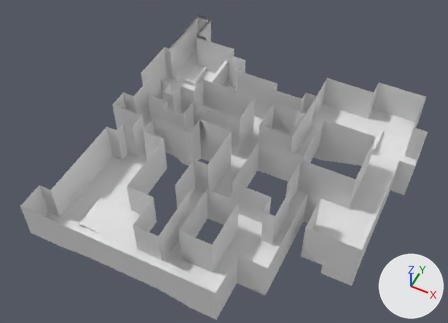
The FBX model Assets/Models/Maps/Low_dust2.fbx, before and after one commit.
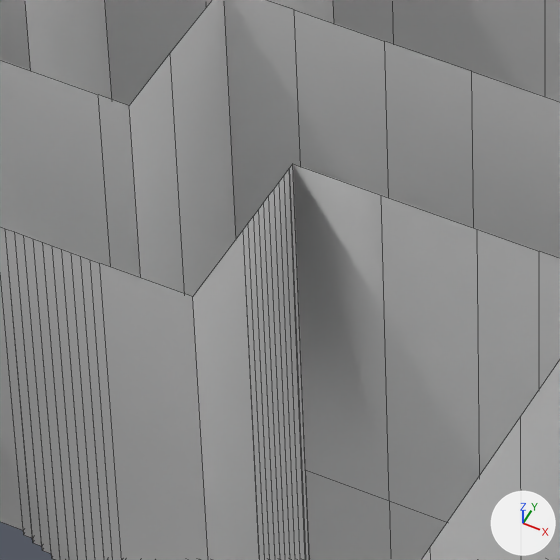
Old and new are each drawn whole from a camera (50 mm lens) standing at (9.78, -22.69, 29.06) and looking at (-1.42, -0.29, 1.05) and again close up on the part from 38% to 50% of the width and 32% to 49% of the height. The lights are fixed; the arrows at lower right show +X, +Y and +Z. The close-ups show mesh edges as thin lines.

Names of what the first close-up shows: '평면'.
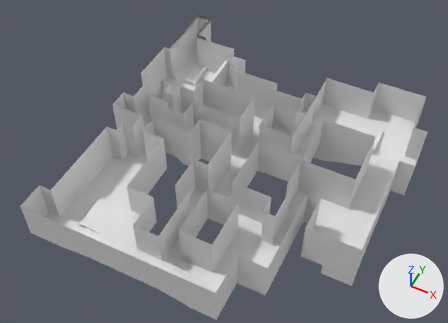
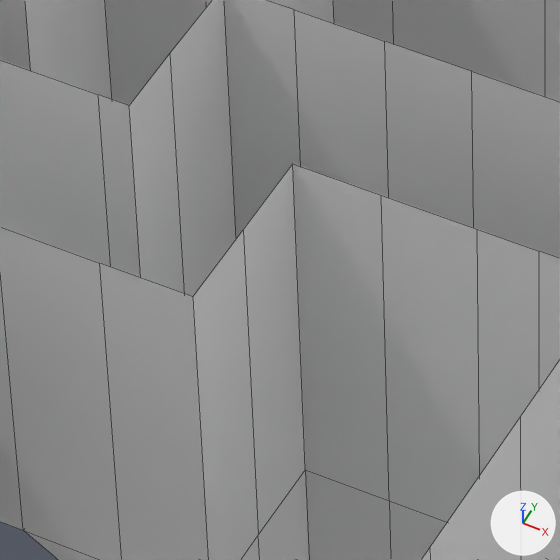
Commit message: Fix Low_dust2 (delete stairs, fix wall)

What changed in the scene script:
```text
Change me_평면:
    used by ob_평면; location = (0.0, 0.0, 0.0)
    remove me_평면.from_pydata(...)  # 956 vertices, 826 faces; spans x -9.1..9.0, y -9.3..10.0, z -0.9..2.9
    add me_평면.from_pydata(...)  # 855 vertices, 749 faces; spans x -9.1..9.0, y -9.3..10.0, z -0.9..2.9
    me_평면 part 1
    105 vertices are removed from x -4.9..-3.6, y -0.4..0.8, z -0.9..2.7
    92 faces are deleted
    4 vertices are added at (-3.6, 0.2, 0.0), (-3.6, -0.4, 0.0), (-4.2, -0.4, 0.0), (-4.2, 0.2, -0.4)
    15 new faces join them
```

Boxes (x1, y1, x2, y2) around the edits, measured in the close-ups (560 x 560 px):
part 1 of me_평면, cut back
    both: (0, 164, 309, 560)
